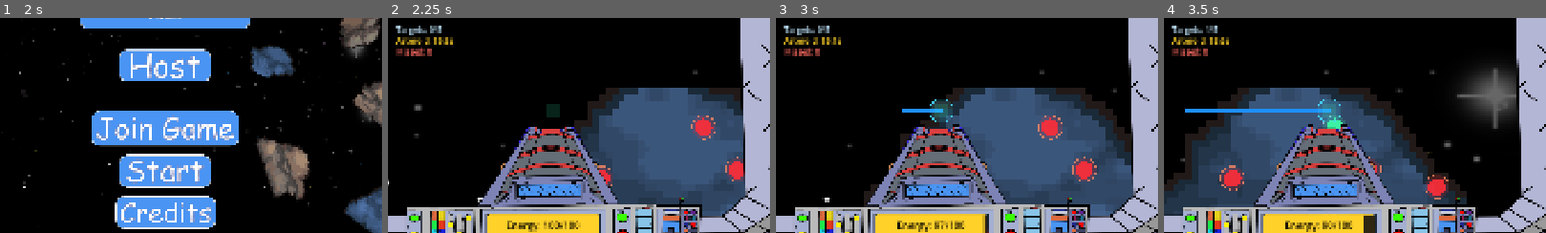
Above: before the commit, frames 1-4 (left to right).
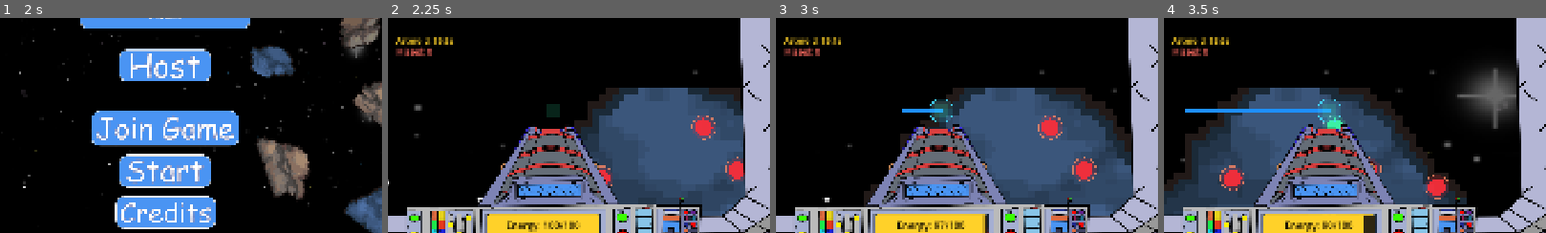
Above: after the commit, the same moments.

Repository: Spudoku/orbital-defense
Game: Godot game, scene res://scenes/control.tscn
The game is run twice, just before and just after one commit, with the same random seed, the same clock (stepped at 60 frames per second) and the same inputs.
Inputs (mouse positions are % of the whole screen's width and height, from its top left):
- Up to frame 1 (2 s): click (50, 27) at 0.52 s; type "Alex" at 0.6 s; click (50, 40) at 1.25 s
- Up to frame 2 (2.25 s): click (50, 64) at 2 s
- Up to frame 3 (3 s): tap Enter at 2.75 s; hold Right (move_right) from 2.78 s (still down); hold Space (fire_laser) from 2.78 s (still down)
- Up to frame 4 (3.5 s): keep holding Right (move_right); keep holding Space (fire_laser)
The pictures show only the part of the screen within x 28-78%, y 28-78%; the shares and areas given below are measured in that part.

Frame 1 is identical in both runs. In frame 2, 0.3% of the frame differs, in the area x 2-14%, y 3-8%; in frame 3, 0.3%; in frame 4, 0.3%.

Commit message:
fully functioning game over scene (hopefully)

Diff:
--- a/scenes/keyboard_tracing_prototype.tscn
+++ b/scenes/keyboard_tracing_prototype.tscn
@@ -94,6 +94,7 @@
 text = "Score: 0"
 
 [node name="TargetLabel" type="Label" parent="HUD" unique_id=158256541]
+visible = false
 offset_left = 565.0
 offset_top = 322.0
 offset_right = 761.0
--- a/scripts/keyboard_tracing_prototype.gd
+++ b/scripts/keyboard_tracing_prototype.gd
@@ -5,7 +5,7 @@
 const CURSOR_SCENE = preload("res://scenes/cursor.tscn")
 const GAME_OVER_PATH = "res://scenes/game_over.tscn"
 const MENU_SCENE_PATH = "res://scenes/control.tscn"
-const STAR_BACKGROUND_TEXTURE = preload("res://assets/stars_final.png")
+# const STAR_BACKGROUND_TEXTURE = preload("res://assets/stars_final.png")
 const PLAYER_1_COCKPIT_TEXTURE = preload("res://assets/cockpit_player_1.png")
 const PLAYER_2_COCKPIT_TEXTURE = preload("res://assets/cockpit_player_2.png")
 const ASTEROID_TEXTURES = [
@@ -104,7 +104,7 @@
 @onready var _cockpit_frame: TextureRect = $HUD/CockpitFrame
 @onready var clientLabel: Label = $HUD/ClientLabel
 @onready var _pause_menu: PauseMenu = $PauseMenu
-@onready var _background_frame: Sprite2D = $Background
+# @onready var _background_frame: Sprite2D = $Background
 
 @onready var targets_spawner = $MultiplayerSpawner_targets
 @onready var cursor_spawner = $MultiplayerSpawner_cursor
@@ -120,7 +120,7 @@
 	_apply_asteroid_visual(true)
 	_update_hud()
 	_update_cockpit_frame()
-	_background_frame.texture = STAR_BACKGROUND_TEXTURE
+	# _background_frame.texture = STAR_BACKGROUND_TEXTURE
 	cursor_spawner.spawned.connect(connect_cursor)
 
 
@@ -205,9 +205,9 @@
 		# _camera.position = _cursor_position
 
 		if missed_asteroids >= 3:
-			game_over()
-			game_end()
-
+			check_game_over()
+
+		# laser animations
 		var local_laser_pressed: bool = Input.is_action_pressed("fire_laser")
 		request_laser_state.rpc(local_laser_pressed)
 		var previous_laser_active: bool = _laser_active
@@ -672,9 +672,6 @@
 		get_tree().root.add_child(new_menu)
 	pass
 
-func game_over() -> void:
-	get_tree().change_scene_to_file(GAME_OVER_PATH)
-
 func disconnect_all_players() -> void:
 	if not multiplayer.is_server():
 		return
@@ -700,6 +697,41 @@
 
 #endregion
 
+#region Game Over
+# Trigger this function on the server when the lose condition is met
+func check_game_over():
+	# Ensure only the server (Peer ID 1) runs this check
+	if multiplayer.is_server():
+		game_state = GameState.Ended
+		set_process(false)
+		set_physics_process(false)
+		set_process_input(false)
+		set_process_unhandled_input(false)
+		trigger_game_over.rpc()
+
+@rpc("authority", "call_local", "reliable")
+func trigger_game_over() -> void:
+	# Disable the gameplay camera and scene processing before swapping to the game-over screen.
+	if is_instance_valid(self):
+		_disable_gameplay_cameras(self)
+		process_mode = Node.PROCESS_MODE_DISABLED
+
+		for child in get_children():
+			if child is Node:
+				if child is Sprite2D or child is CanvasLayer:
+					child.visible = false
+				child.process_mode = Node.PROCESS_MODE_DISABLED
+
+	get_tree().change_scene_to_file(GAME_OVER_PATH)
+
+func _disable_gameplay_cameras(node: Node) -> void:
+	for child in node.get_children():
+		if child is Camera2D:
+			child.enabled = false
+		child.process_mode = Node.PROCESS_MODE_DISABLED
+		_disable_gameplay_cameras(child)
+
+#endregion
 
 #region rendering
 # rendering: handled by clients
@@ -953,6 +985,13 @@
 		_laser_active = any_button_down
 		sync_laser_active.rpc(any_button_down)
 
+@rpc("authority", "call_local", "unreliable")
+func sync_laser_active(active: bool) -> void:
+	_laser_active = active
+#endregion
+
+
+#region Laser Animations
 func _get_laser1_animation_node() -> AnimatedSprite2D:
 	for i in range(_cursor.get_child_count()):
 		var child = _cursor.get_child(i)
@@ -1024,7 +1063,4 @@
 	if not laser_animation.is_playing():
 		laser_animation.visible = false
 
-@rpc("authority", "call_local", "unreliable")
-func sync_laser_active(active: bool) -> void:
-	_laser_active = active
 #endregion
